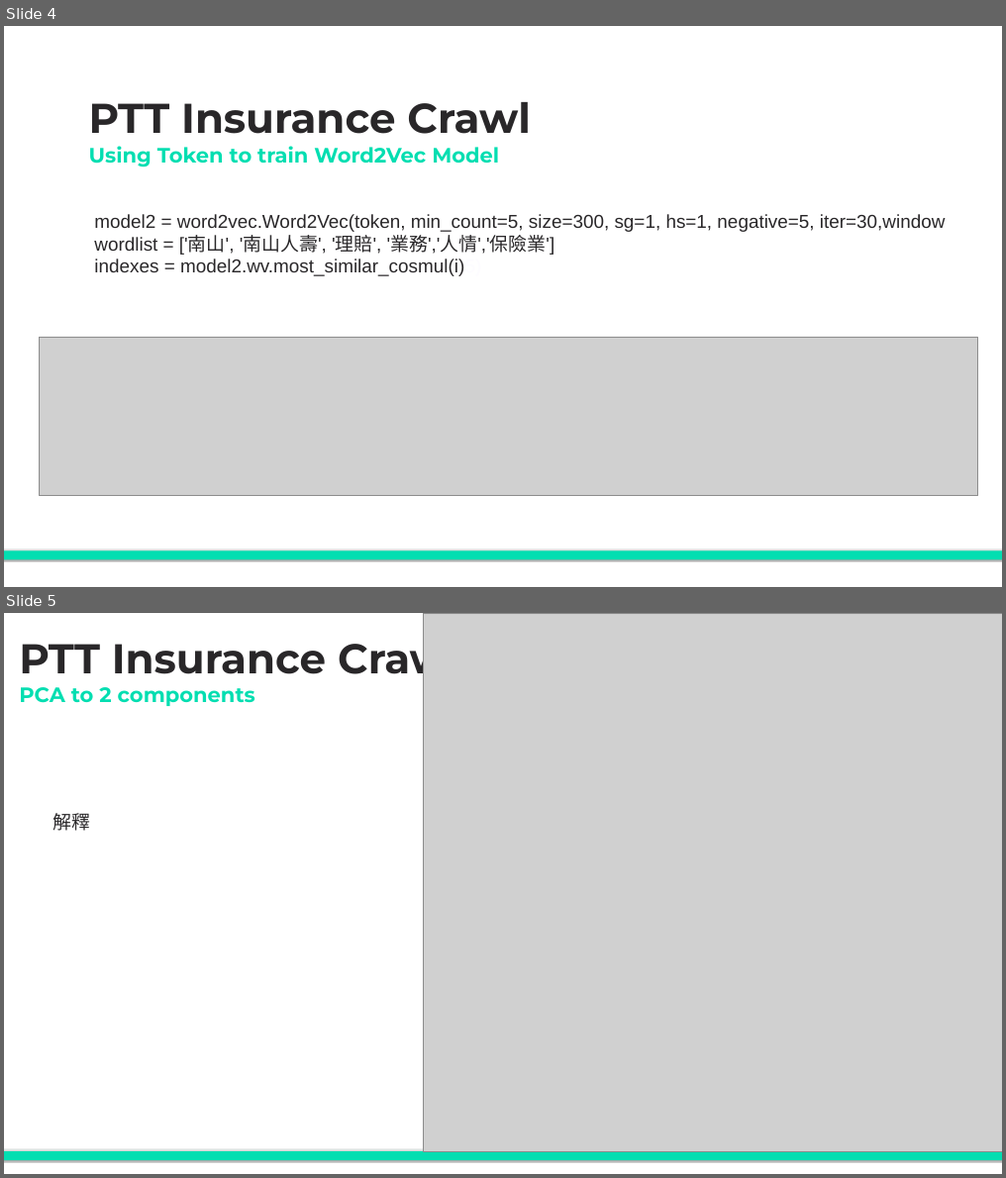
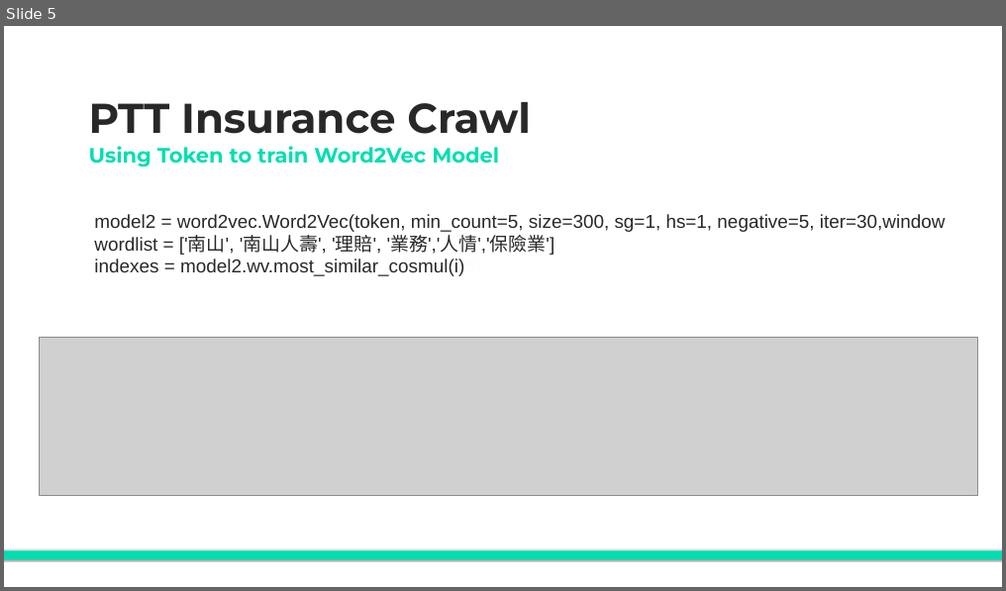
Before and after one commit to hence23/DataScience, a slide deck: HW/FinalProject/final_project.pptx. Shown one above the other, each under a label of ours: slides 4 and 5 before the commit, slide 5 after it. The pictures are 1006x1178 and 1006x591 pixels, drawn with LibreOffice and Linux fonts; fonts in the diff are those of the drawing; grey boxes stand for pictures. Boxes give left, top, right and bottom in pixels: in the first picture for what was removed or moved away, otherwise in the second. Text is boxed around its words. In the diff, an @@ line names an element or a change of style, - is before the commit and + after.

```diff
--- a/HW/FinalProject/final_project.pptx
+++ b/HW/FinalProject/final_project.pptx
@@ slide 5 removed at <box>4,613,1002,1174</box>, background #FFFFFF @@
@@ text removed at <box>19,633,461,706</box> @@
-PTT Insurance Crawl
-PCA to 2 components
@@ picture removed at <box>423,613,1002,1152</box> @@
@@ text removed at <box>53,813,90,831</box> @@
-解釋
@@ rectangle removed at <box>4,1152,1002,1161</box> @@
@@ what was slide 4 is now slide 5 @@
```
Also in this commit, not shown: 1 slide added.
